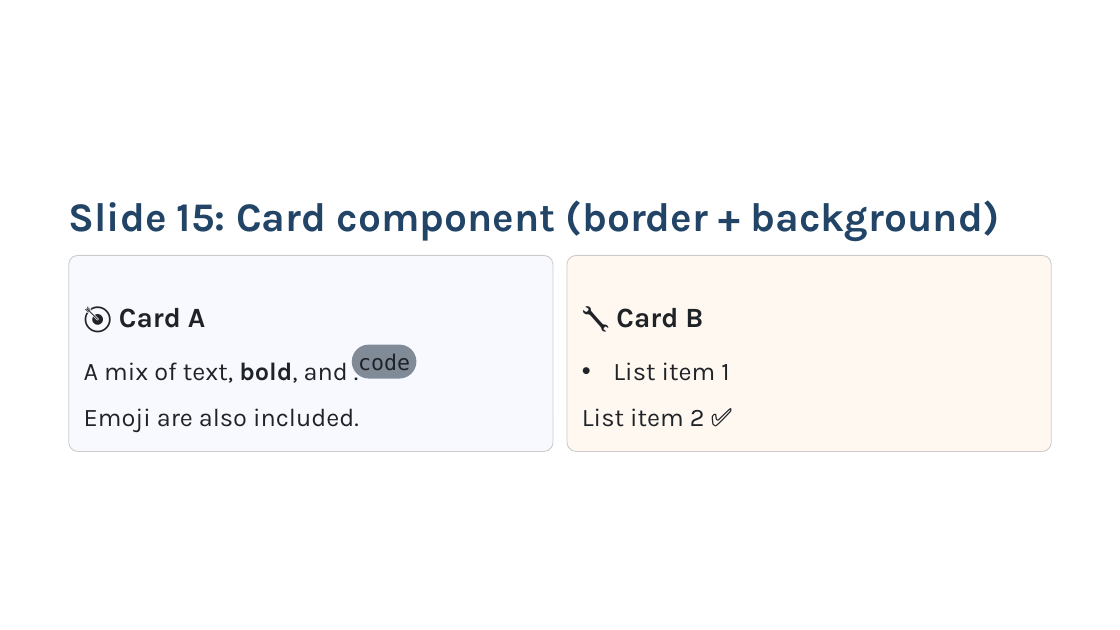
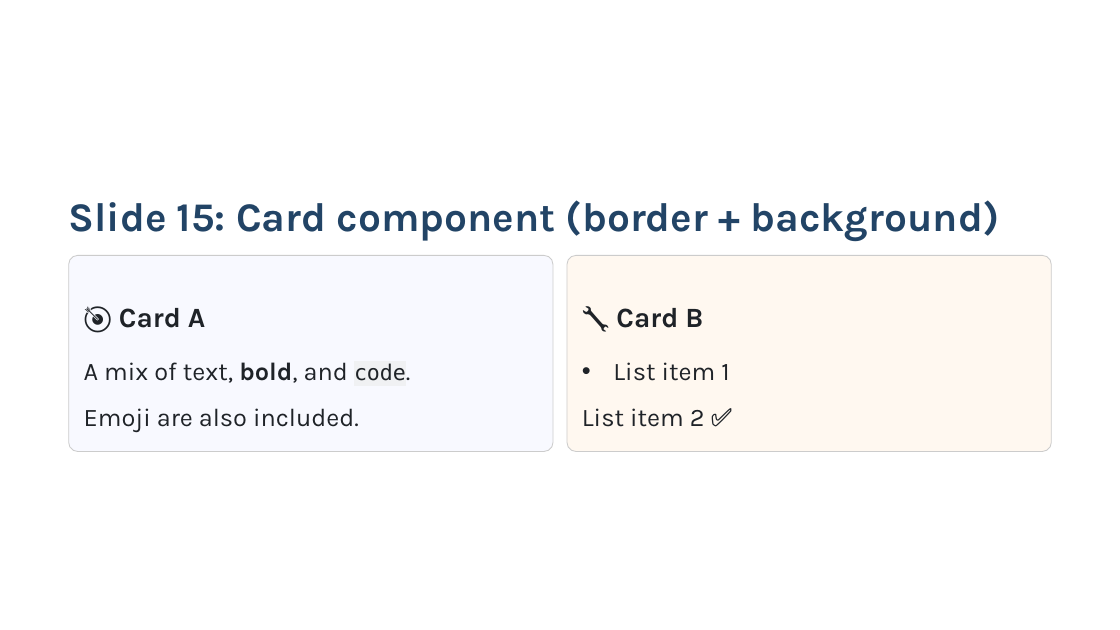
Before and after one commit to KatsuYuzu/marp-to-editable-pptx, a slide deck: slide 15 of output-pptx/test-output.pptx. Drawn at 1120x630 pixels with LibreOffice and Linux fonts; fonts in the diff are those of the drawing. Boxes give left, top, right and bottom in pixels: in the first picture for what was removed or moved away, otherwise in the second. Text is boxed around its words. In the diff, an @@ line names an element or a change of style, - is before the commit and + after.

```diff
--- a/output-pptx/test-output.pptx
+++ b/output-pptx/test-output.pptx
@@ rounded rectangle removed at (352,344,417,378) @@
@@ text removed at (358,353,410,370) @@
-code
@@ text at (84,362,406,383): text changed @@
-A mix of text, bold, and .
+A mix of text, bold, and code.
```
Also in this commit, not shown: 11 other slides changed, 5 other files.
